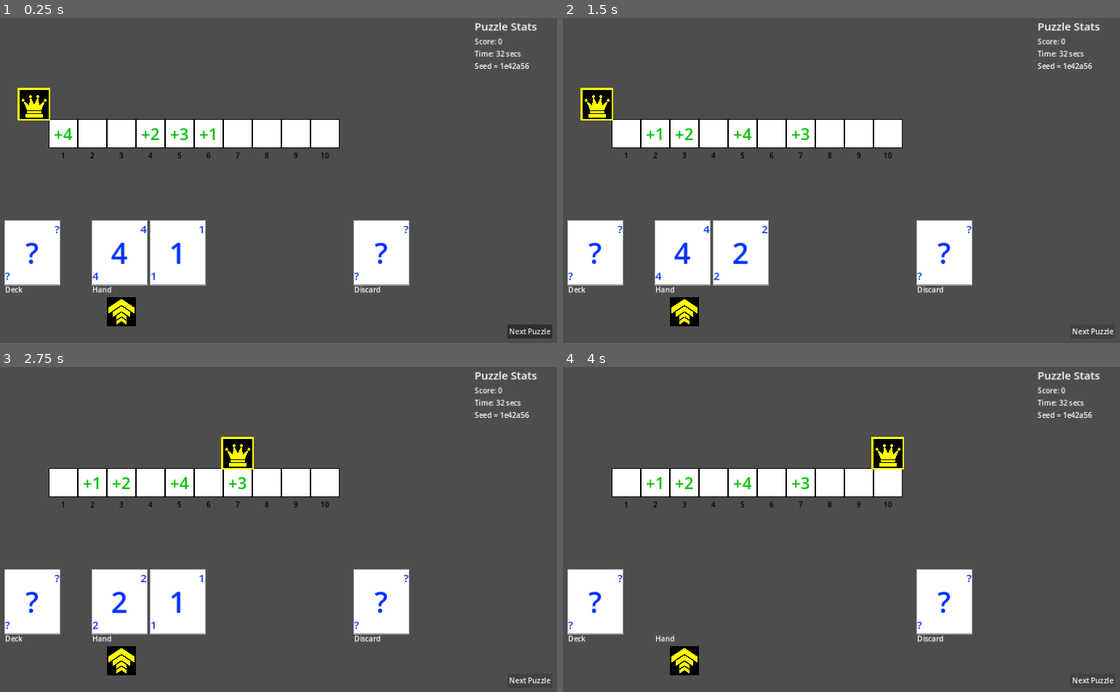
Above: before the commit, frames 1-4 (two rows, left to right).
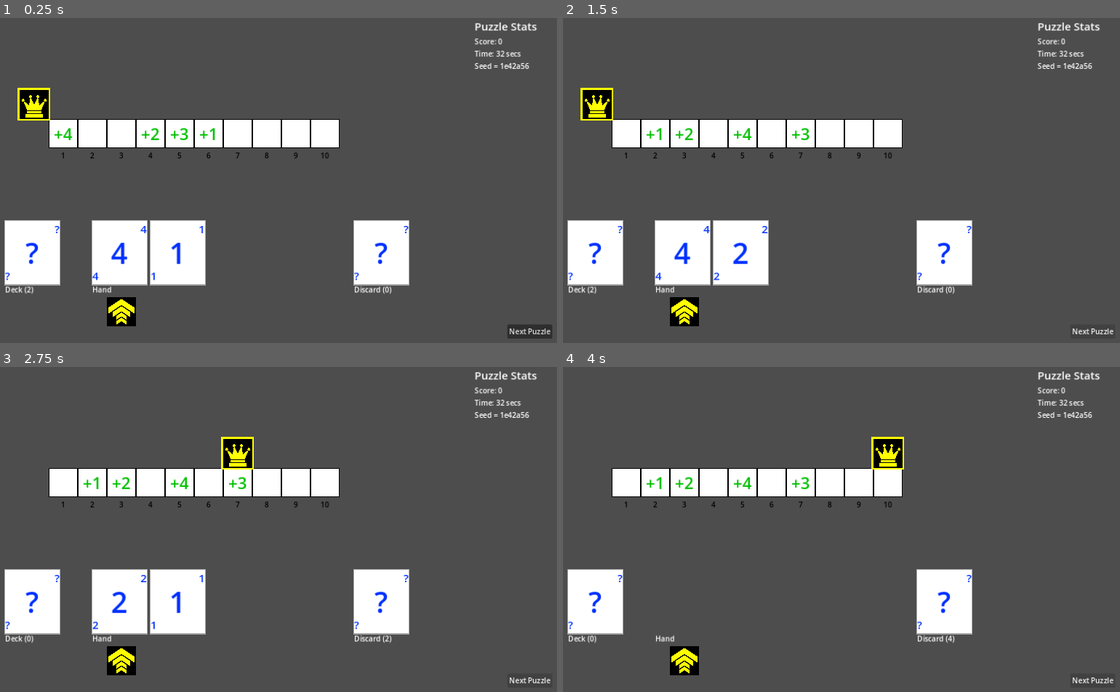
Above: after the commit, the same moments.

Repository: nathanleiby/trijam-250
Game: Godot game, scene res://gameplay/gameplay.tscn
The game is run twice, just before and just after one commit, with the same random seed, the same clock (stepped at 60 frames per second) and the same inputs.
Inputs:
- Up to frame 1 (0.25 s): no input
- Up to frame 2 (1.5 s): click "Next Puzzle" at 0.5 s; click "Next Puzzle" at 1.25 s
- Up to frame 3 (2.75 s): tap Enter at 2 s; hold Right (move_right) from 2.03 s (still down); tap Space (accept) at 2.1 s
- Up to frame 4 (4 s): tap Space (accept) at 2.75, 2.85, 3.5, 3.6 s; release Right (move_right) at 2.78 s; hold Left (move_left) 2.78-3.53 s; hold Right (move_right) from 3.53 s (still down)

The runs differ from the first frame. In frame 1, less than 0.1% of the frame differs, in the area x 4-71%, y 82-86%; in frame 2, less than 0.1%; in frame 3, less than 0.1%; in frame 4, less than 0.1%.

Commit message:
next rev

Diff:
--- a/gameplay/gameplay.gd
+++ b/gameplay/gameplay.gd
@@ -17,6 +17,15 @@
 
 # game state
 var deck: Array = []
+var discard_count = 0:
+	set(v):
+		discard_count = v
+		playerMatDiscard.get_node("Label").text = "Discard (" + str(discard_count) + ")"
+
+var deck_size = DECK_SIZE:
+	set(v):
+		deck_size = v
+		playerMatDeck.get_node("Label").text = "Deck (" + str(deck_size) + ")"
 
 func get_hand_size() -> int:
 	return playerMatHandCards.get_child_count()
@@ -51,6 +60,8 @@
 	generate_deck()
 	generate_hand()
 	board.player_position = -1
+	discard_count = 0
+	deck_size = deck.size()
 
 func _ready():
 	next_puzzle()
@@ -73,6 +84,7 @@
 	card.card_value = next_card_value
 	playerMatHandCards.add_child(card)
 
+	deck_size = deck.size()
 	_ui_relayout_cards_in_hand()
 
 func _ui_relayout_cards_in_hand():
@@ -97,7 +109,7 @@
 	_ui_relayout_cards_in_hand()
 
 	# keep count of discarded cards
-	# playerMatDiscard.add_child(card)
+	discard_count += 1
 
 	return value
 
--- a/gameplay/gameplay.tscn
+++ b/gameplay/gameplay.tscn
@@ -44,7 +44,7 @@
 
 [node name="Cards" type="Node2D" parent="PlayerMat/Hand"]
 
-[node name="Label2" type="Label" parent="PlayerMat/Hand"]
+[node name="Label" type="Label" parent="PlayerMat/Hand"]
 offset_top = 140.0
 offset_right = 42.0
 offset_bottom = 166.0
@@ -59,7 +59,7 @@
 [node name="Discard" type="Node2D" parent="PlayerMat"]
 position = Vector2(768, 2.08165e-12)
 
-[node name="Discard" type="Label" parent="PlayerMat/Discard"]
+[node name="Label" type="Label" parent="PlayerMat/Discard"]
 offset_top = 140.0
 offset_right = 39.0
 offset_bottom = 166.0
--- a/project.godot
+++ b/project.godot
@@ -10,8 +10,13 @@
 
 [application]
 
-config/name="Numba Dance"
-config/description="[Add your description here!]"
+config/name="Number Dance"
+config/description="Choose from the available cards to step forwards that many squares. Try to get as many points as possible by landing on the +X squares.
+
+Compare your score vs idealized scores:
+- \"Card Shark\" = Expected Value
+- \"Lucky Duck\" = Best Possible Score
+"
 run/main_scene="res://gameplay/gameplay.tscn"
 config/features=PackedStringArray("4.1", "Mobile")
 config/icon="res://assets/icon.svg"
